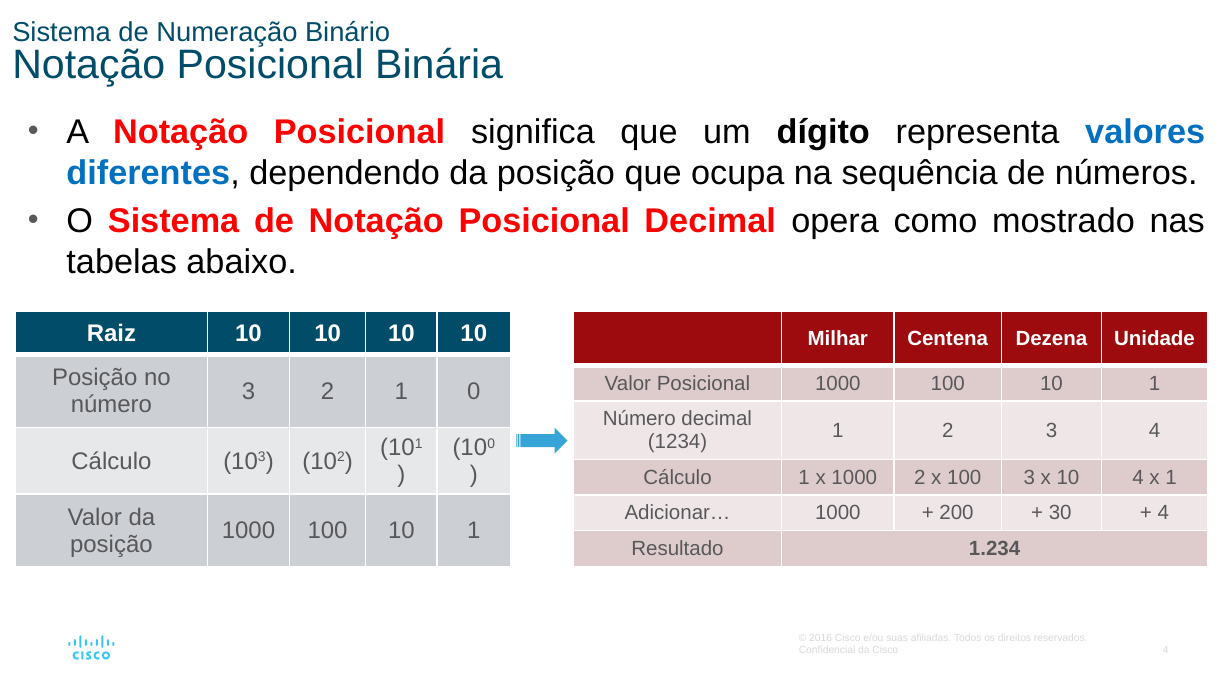
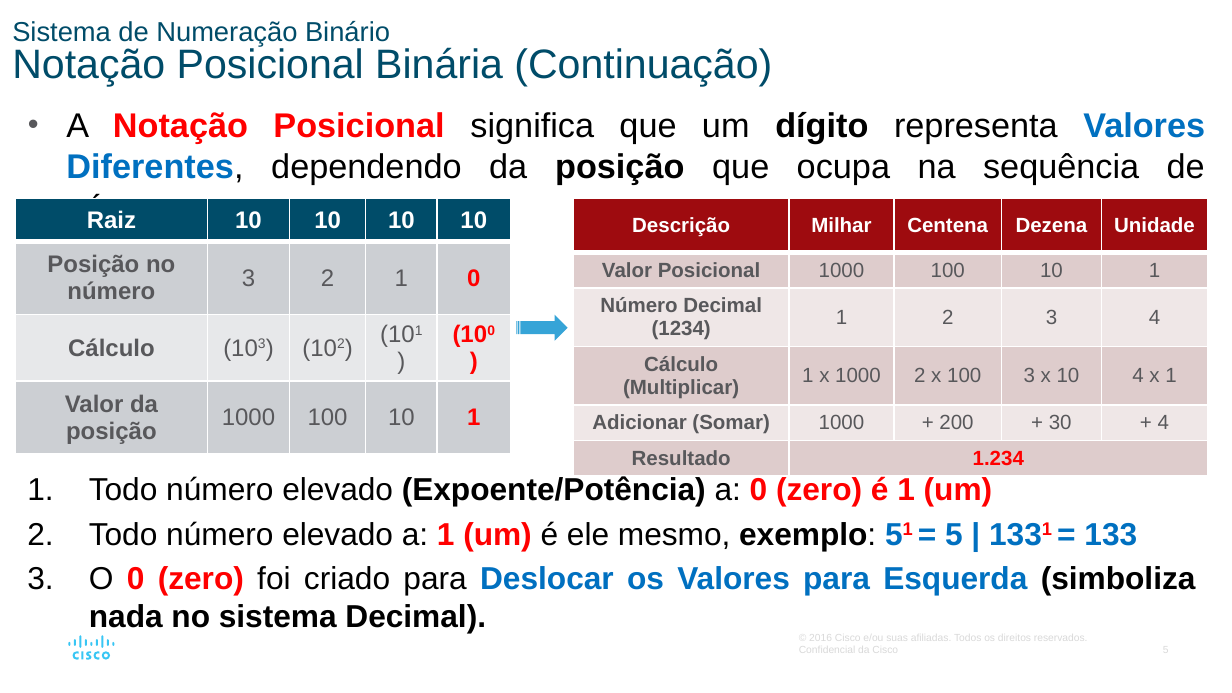
Before and after one commit to vaamonde/netacad, a slide deck: slide 5 of 02-CCNA-200-301-v7/01-CCNA-IntroducaoAsRedes-v7.02/01-Modulo01-PPTS/Modulo05-SistemaNumerico.pptx (slide 4 before the commit). Drawn at 1232x693 pixels with LibreOffice and Linux fonts; fonts in the diff are those of the drawing. Boxes give left, top, right and bottom in pixels: in the first picture for what was removed or moved away, otherwise in the second. Text is boxed around its words. In the diff, an @@ line names an element or a change of style, - is before the commit and + after.

```diff
--- a/02-CCNA-200-301-v7/01-CCNA-IntroducaoAsRedes-v7.02/01-Modulo01-PPTS/Modulo05-SistemaNumerico.pptx
+++ b/02-CCNA-200-301-v7/01-CCNA-IntroducaoAsRedes-v7.02/01-Modulo01-PPTS/Modulo05-SistemaNumerico.pptx
@@ title at (12, 21, 772, 86): text changed; size 16 to 24 pt @@
-Sistema de Numeração Binário
-Notação Posicional Binária
+Sistema de Numeração Binário
+Notação Posicional Binária (Continuação)
@@ text at (66, 112, 1205, 184): text changed @@
-• A Notação Posicional significa que um dígito representa valores diferentes, dependendo da posição que ocupa na sequência de números.
-• O Sistema de Notação Posicional Decimal opera como mostrado nas tabelas abaixo.
+• A Notação Posicional significa que um dígito representa Valores Diferentes, dependendo da posição que ocupa na sequência de números.
@@ table at (16, 198, 511, 448) @@
@@ bold on in "Posição no número", "0", "Cálculo", "(100)" and 2 more places @@
@@ text colour #58585B to #FF0000 in "0", "(100)", "1" @@
@@ table: place and size @@
-table at (16, 312, 511, 561)
+table at (16, 198, 511, 448)
@@ table at (574, 198, 1207, 470) @@
-row 1, column 1: 
+row 1, column 1: Descrição
-row 3, column 1: Número decimal (1234)
+row 3, column 1: Número Decimal (1234)
-row 4, column 1: Cálculo
+row 4, column 1: Cálculo (Multiplicar)
-row 5, column 1: Adicionar…
+row 5, column 1: Adicionar (Somar)
@@ bold on in "Valor Posicional", "Resultado" @@
@@ text colour #58585B to #FF0000 in "1.234" @@
@@ table: place and size @@
-table at (574, 312, 1207, 575)
+table at (574, 198, 1207, 470)
@@ striped right arrow: place and size @@
-striped right arrow at (516, 428, 568, 453)
+striped right arrow at (516, 315, 568, 341)
@@ text added at (89, 476, 1196, 633), 18.5 pt, text #000000, bold @@
+1. Todo número elevado (Expoente/Potência) a: 0 (zero) é 1 (um)
+2. Todo número elevado a: 1 (um) é ele mesmo, exemplo: 51 = 5 | 1331 = 133
+3. O 0 (zero) foi criado para Deslocar os Valores para Esquerda (simboliza nada no sistema Decimal).
```
Also in this commit, not shown: 7 other slides changed, 15 slides added, 2 slides removed, 24 other files.
